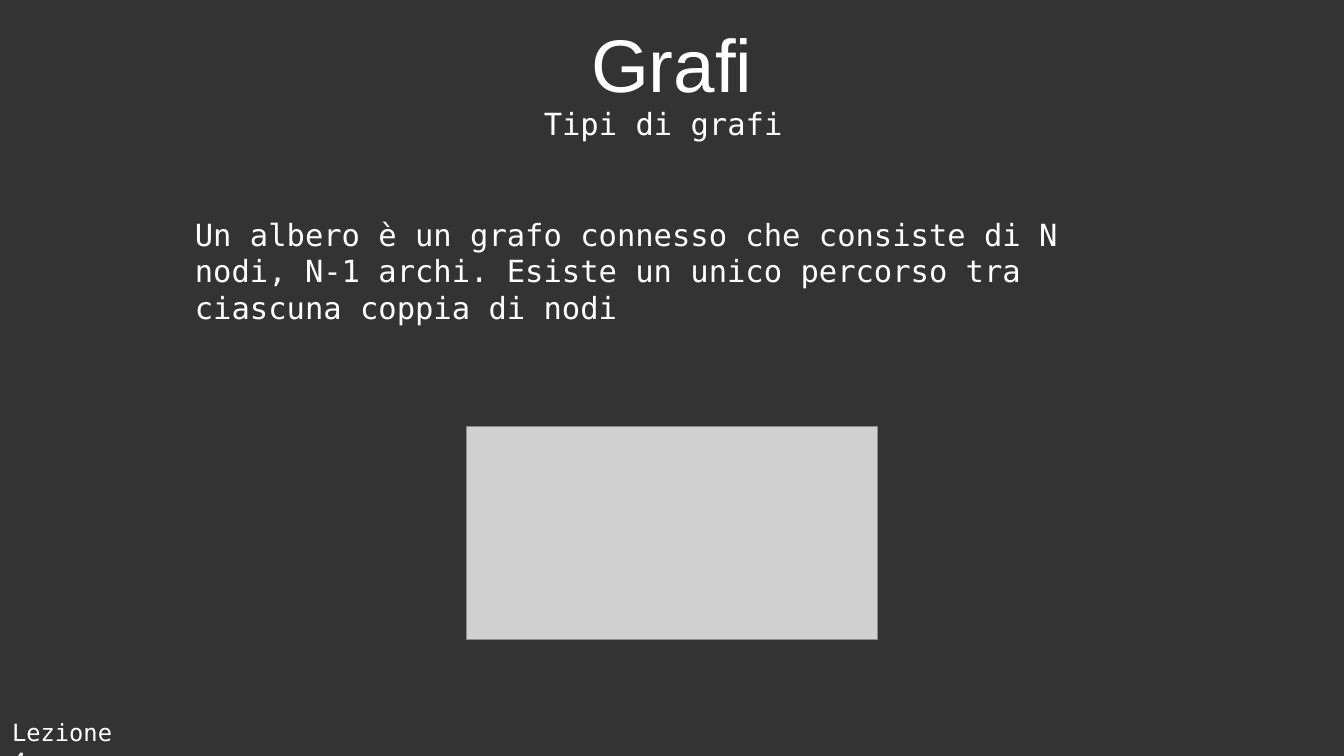
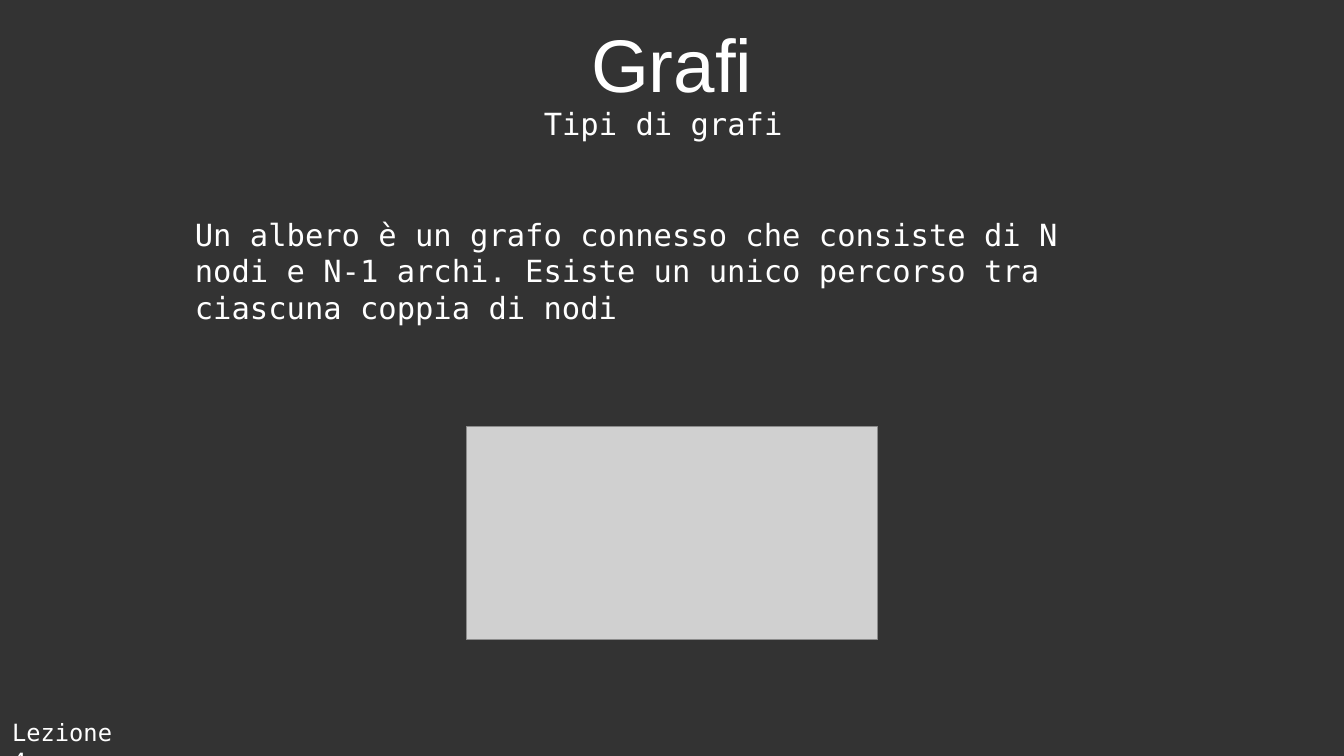
Before and after one commit to GioBigno/corso-CP, a slide deck: slide 3 of lezione_4/slide/presentazione.odp. Drawn at 1344x756 pixels with LibreOffice and Linux fonts; fonts in the diff are those of the drawing; grey boxes stand for pictures. Boxes give left, top, right and bottom in pixels: in the first picture for what was removed or moved away, otherwise in the second. Text is boxed around its words. In the diff, an @@ line names an element or a change of style, - is before the commit and + after.

```diff
--- a/lezione_4/slide/presentazione.odp
+++ b/lezione_4/slide/presentazione.odp
@@ text at (195, 221, 1057, 325): text changed @@
-Un albero è un grafo connesso che consiste di N nodi, N-1 archi. Esiste un unico percorso tra ciascuna coppia di nodi
+Un albero è un grafo connesso che consiste di N nodi e N-1 archi. Esiste un unico percorso tra ciascuna coppia di nodi
```
Also in this commit, not shown: 4 slides added, 11 other files.
